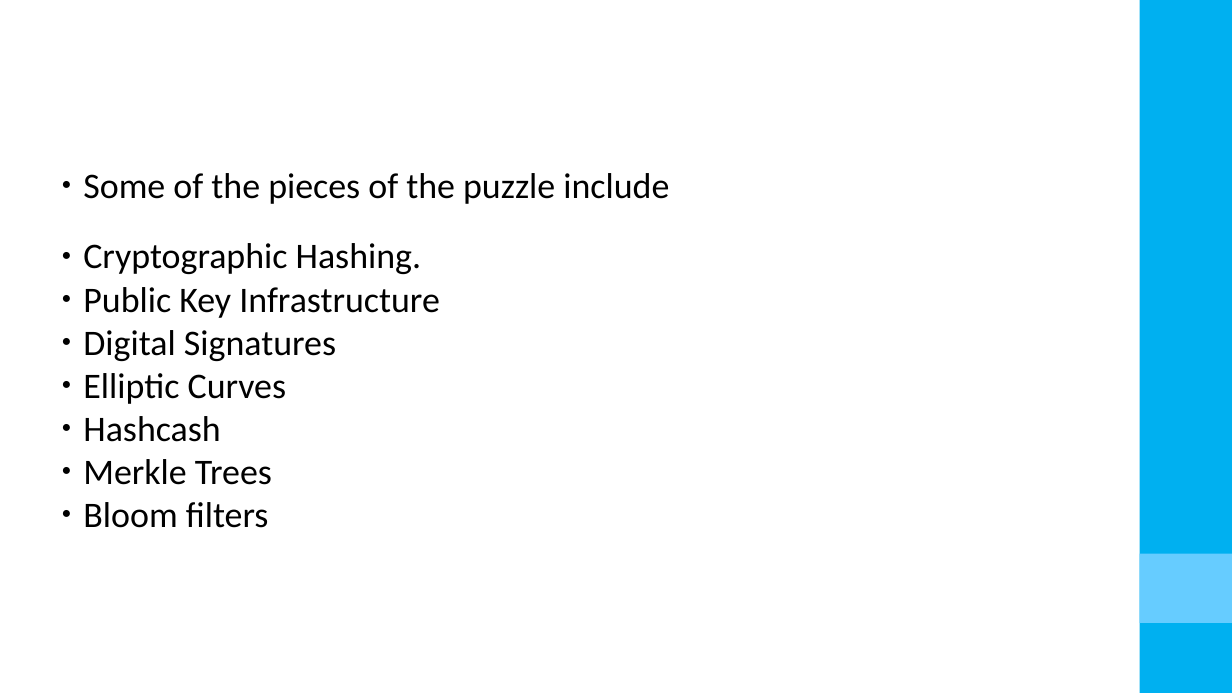
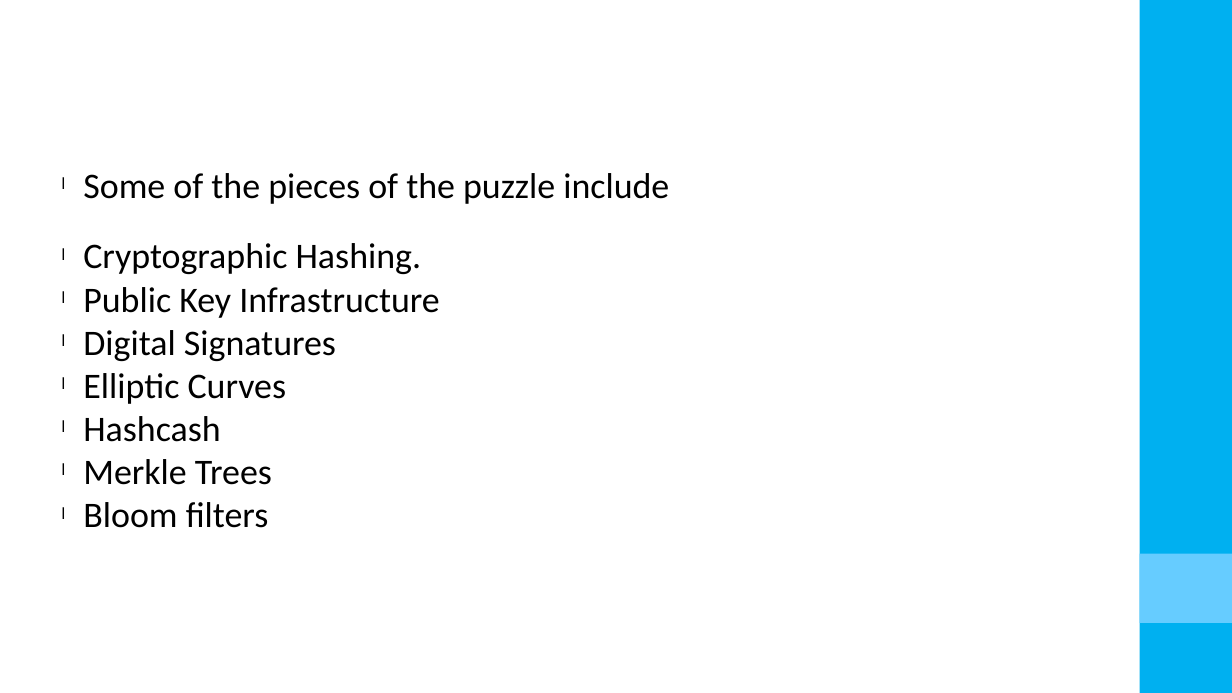
Before and after one commit to redmage123/btcworkshop, a slide deck: slide 3 of docs/BTC Webinar.pptx. Drawn at 1232x693 pixels with LibreOffice and Linux fonts; fonts in the diff are those of the drawing; background and template pictures are left out. Boxes give left, top, right and bottom in pixels: in the first picture for what was removed or moved away, otherwise in the second. Text is boxed around its words. In the diff, an @@ line names an element or a change of style, - is before the commit and + after.

```diff
--- a/docs/BTC Webinar.pptx
+++ b/docs/BTC Webinar.pptx
@@ text "Some of the pieces of ..." at (x1=83, y1=173, x2=669, y2=528): bullet ● to l @@
```
Also in this commit, not shown: 17 other slides changed, 2 slides added, 1 other file.
